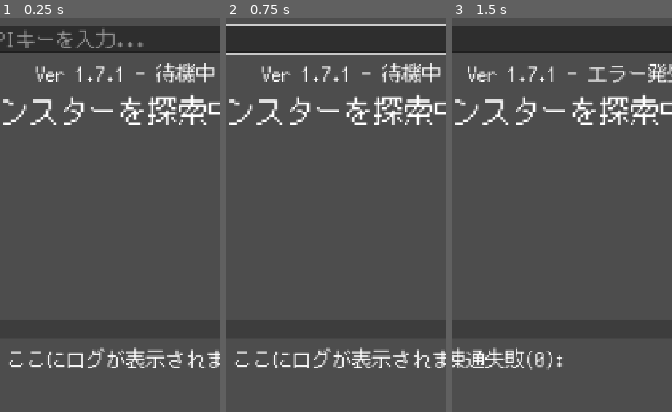
Above: before the commit, frames 1-3 (left to right).
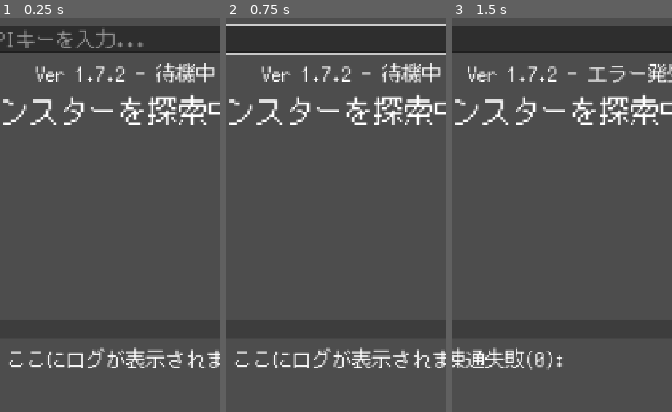
Above: after the commit, the same moments.

Repository: Usobanana/antigravity-aitest001
Game: Godot game, scene res://scenes/main.tscn
Two runs of this game, one before a commit and one after it. Both use one fixed random seed, a clock stepped at 60 frames per second and the inputs below.
Inputs (mouse positions are % of the whole screen's width and height, from its top left):
- Up to frame 1 (0.25 s): no input
- Up to frame 2 (0.75 s): click (50, 3) at 0.52 s; type "12" at 0.6 s
- Up to frame 3 (1.5 s): click "探索する" at 1.25 s
The pictures show only the part of the screen within x 21-71%, y 0-50%; the shares and areas given below are measured in that part.

The runs differ from the first frame. In frame 1, 0.1% of the frame differs, in the area x 52-57%, y 12-17%; in frame 2, 0.1%; in frame 3, 0.1%, in the area x 43-48%, y 12-17%.

Commit message:
fix: explicit GET method for image request and update to Ver 1.7.2

Diff:
--- a/新しいゲームプロジェクト/scripts/main.gd
+++ b/新しいゲームプロジェクト/scripts/main.gd
@@ -12,7 +12,7 @@
 @onready var api_key_input = $UI/APIKeyInput
 @onready var monster_image = $UI/MonsterInfo/MonsterImage
 const SAVE_PATH = "user://settings.cfg"
-const APP_VERSION = "Ver 1.7.1"
+const APP_VERSION = "Ver 1.7.2"
 
 var image_http_request: HTTPRequest
 
@@ -119,7 +119,8 @@
 	var url = "https://image.pollinations.ai/prompt/" + encoded_prompt + "?width=512&height=512&nologo=true&seed=" + str(randi())
 
 	log_label.text += "\n[color=gray](画像を生成中...)[/color]"
-	image_http_request.request(url)
+	# メソッドを GET に明示し、ヘッダーを空にする
+	image_http_request.request(url, [], HTTPClient.METHOD_GET)
 
 func _on_image_request_completed(result, response_code, headers, body):
 	if result != OK:
